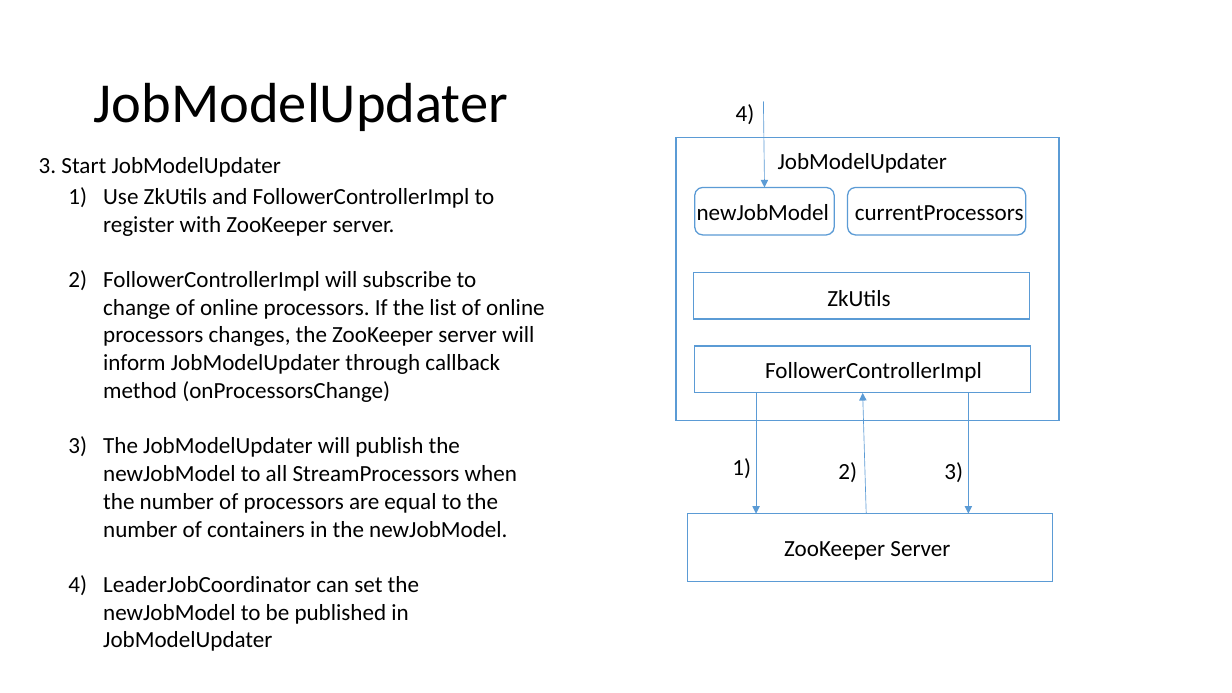
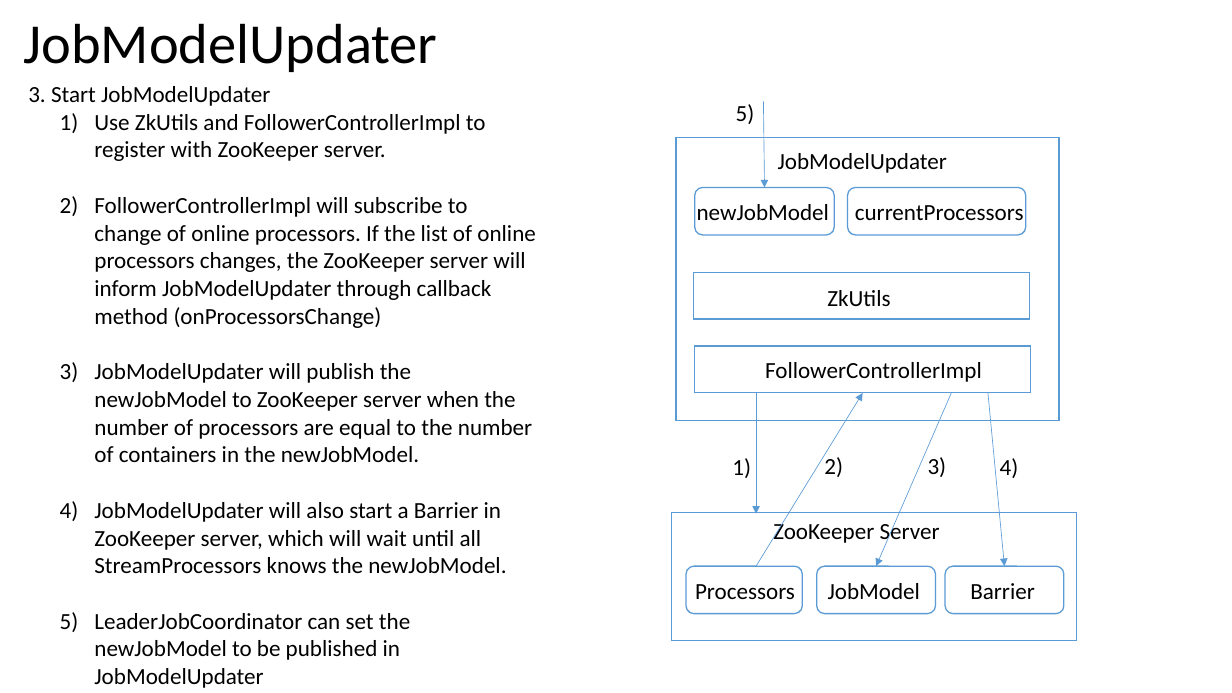
Before and after one commit to Swrrt/Samza-Documents, a slide deck: slide 3 of Documentation/Samza-Snapshot.pptx. Drawn at 1232x693 pixels with LibreOffice and Linux fonts; fonts in the diff are those of the drawing. Boxes give left, top, right and bottom in pixels: in the first picture for what was removed or moved away, otherwise in the second. Text is boxed around its words. In the diff, an @@ line names an element or a change of style, - is before the commit and + after.

Commit message:
OK

```diff
--- a/Documentation/Samza-Snapshot.pptx
+++ b/Documentation/Samza-Snapshot.pptx
@@ title "JobModelUpdater": place and size @@
-title "JobModelUpdater" at (94, 82, 508, 131)
+title "JobModelUpdater" at (24, 23, 438, 72)
@@ text "3. Start JobModelUpdater": place and size @@
-text "3. Start JobModelUpdater" at (39, 157, 281, 177)
+text "3. Start JobModelUpdater" at (28, 86, 270, 106)
@@ text "Use ZkUtils and FollowerControllerImpl to ...": place and size @@
-text "Use ZkUtils and FollowerControllerImpl to ..." at (103, 188, 544, 651)
+text "Use ZkUtils and FollowerControllerImpl to ..." at (94, 114, 535, 688)
@@ text at (736, 104, 755, 124): text changed @@
-4)
+5)
@@ text at (94, 363, 532, 573): text changed @@
-3) The JobModelUpdater will publish the newJobModel to all StreamProcessors when the number of processors are equal to the number of containers in the newJobModel.
+3) JobModelUpdater will publish the newJobModel to ZooKeeper server when the number of processors are equal to the number of containers in the newJobModel.
+4) JobModelUpdater will also start a Barrier in ZooKeeper server, which will wait until all StreamProcessors knows the newJobModel.
@@ arrow moved from (867, 514) - (863, 393) to (756, 567) - (863, 393) @@
@@ arrow moved from (969, 393) - (969, 514) to (952, 393) - (876, 567) @@
@@ arrow added from (988, 393) to (1005, 567), #5B9BD5 0.5 pt @@
@@ text "2)": place and size @@
-text "2)" at (838, 462, 857, 482)
+text "2)" at (824, 454, 843, 477)
@@ text "3)": place and size @@
-text "3)" at (944, 462, 963, 482)
+text "3)" at (928, 457, 947, 477)
@@ text added at (1000, 458, 1019, 478), 18 pt, text #000000 @@
+4)
@@ rectangle: place and size @@
-rectangle at (688, 514, 1053, 581)
+rectangle at (672, 513, 1078, 641)
@@ text "ZooKeeper Server" rewrapped from (784, 541, 950, 560) to (773, 519, 940, 545) @@
@@ rounded rectangle added at (686, 567, 802, 614), fill #FFFFFF, outline #5B9BD5 1 pt @@
@@ rounded rectangle added at (817, 567, 936, 614), fill #FFFFFF, outline #5B9BD5 1 pt @@
@@ rounded rectangle added at (945, 567, 1065, 614), fill #FFFFFF, outline #5B9BD5 1 pt @@
@@ text added at (695, 584, 795, 599), 18 pt, text #000000 @@
+Processors
@@ text added at (828, 583, 920, 599), 18 pt, text #000000 @@
+JobModel
@@ text added at (970, 583, 1035, 599), 18 pt, text #000000 @@
+Barrier
```
Also in this commit, not shown: 1 other slide changed, 6 slides added.
